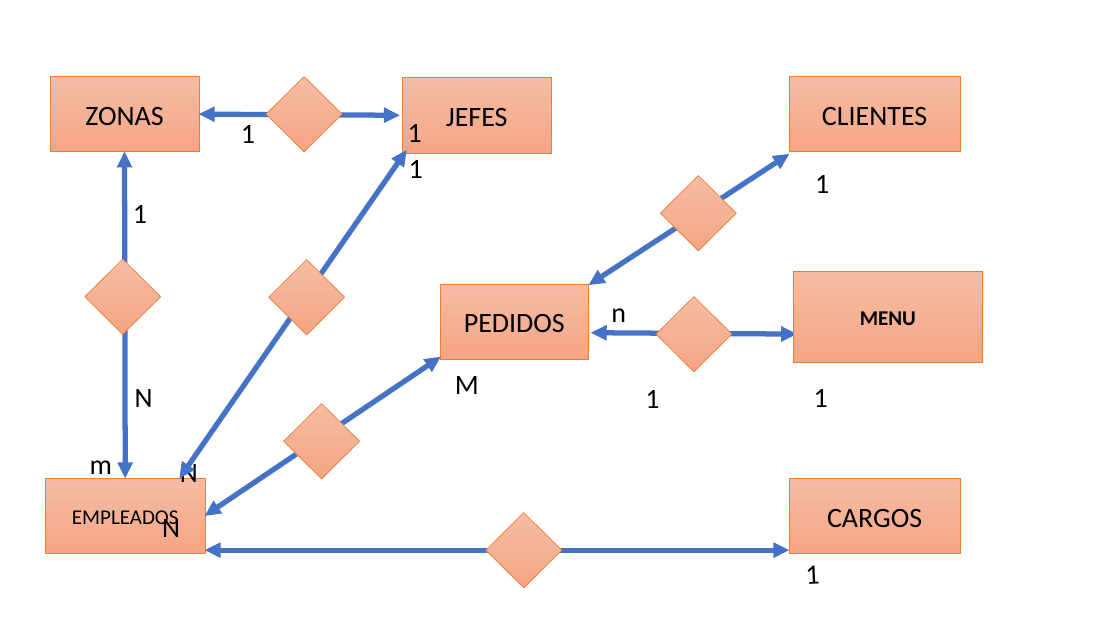
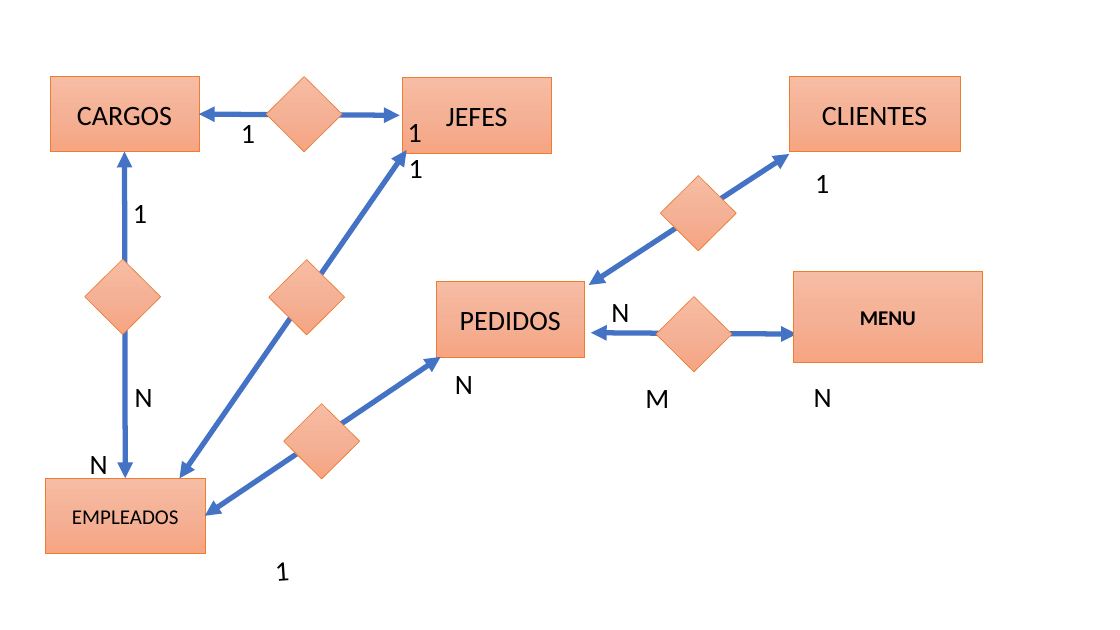
Before and after one commit to alexrodri04/BasesDatosRestaurante, a slide deck: slide 1 of Diagrama_E-R.pptx. Drawn at 1120x630 pixels with LibreOffice and Linux fonts; fonts in the diff are those of the drawing. Boxes give left, top, right and bottom in pixels: in the first picture for what was removed or moved away, otherwise in the second. Text is boxed around its words. In the diff, an @@ line names an element or a change of style, - is before the commit and + after.

```diff
--- a/Diagrama_E-R.pptx
+++ b/Diagrama_E-R.pptx
@@ text in rectangle at bbox=[77, 107, 172, 125]: text changed @@
-ZONAS
+CARGOS
@@ rectangle "PEDIDOS": place and size @@
-rectangle "PEDIDOS" at bbox=[440, 284, 589, 359]
+rectangle "PEDIDOS" at bbox=[436, 281, 585, 356]
@@ text at bbox=[611, 304, 629, 322]: text changed @@
-n
+N
@@ text at bbox=[455, 376, 473, 394]: text changed @@
-M
+N
@@ text at bbox=[814, 389, 832, 407]: text changed @@
-1
+N
@@ text at bbox=[645, 390, 669, 408]: text changed @@
-1
+M
@@ text at bbox=[90, 456, 108, 481]: text changed @@
-m
+N
@@ text removed at bbox=[180, 460, 198, 482] @@
-N
@@ rectangle removed at bbox=[789, 478, 960, 553] @@
-CARGOS
@@ text "1": place and size @@
-text "1" at bbox=[806, 565, 820, 584]
+text "1" at bbox=[276, 562, 290, 581]
@@ text "1" at bbox=[276, 562, 290, 581]: rotation 177 to 176 degrees @@
@@ text removed at bbox=[162, 515, 180, 537] @@
-N
@@ diamond removed at bbox=[486, 513, 561, 587] @@
@@ double arrow removed from (205, 550) to (789, 550) @@
```
Also in this commit, not shown: 2 other files.
